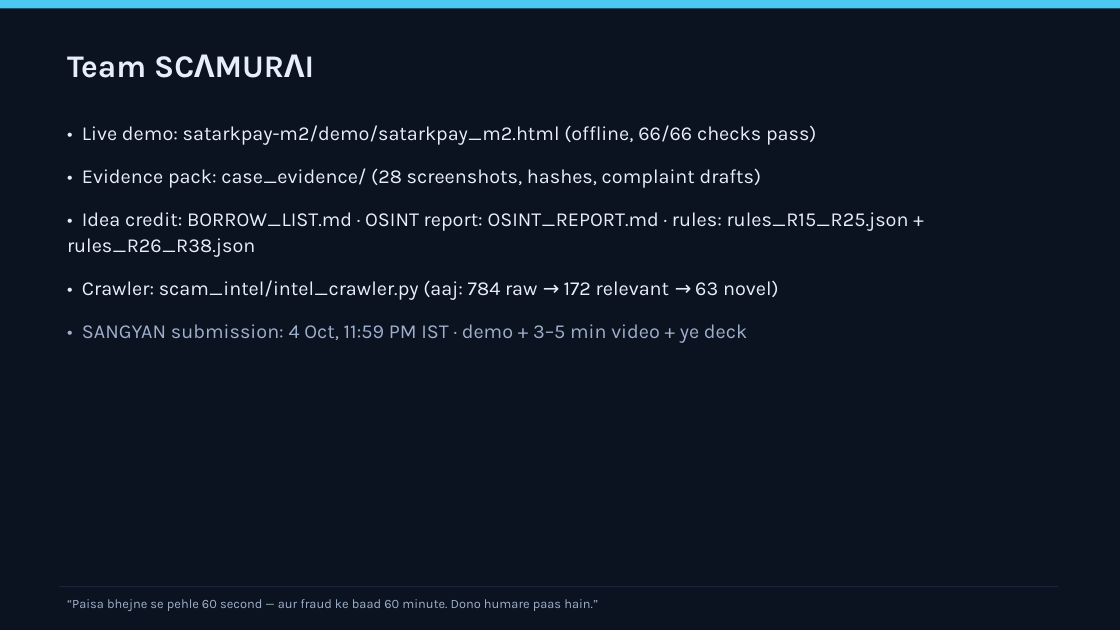
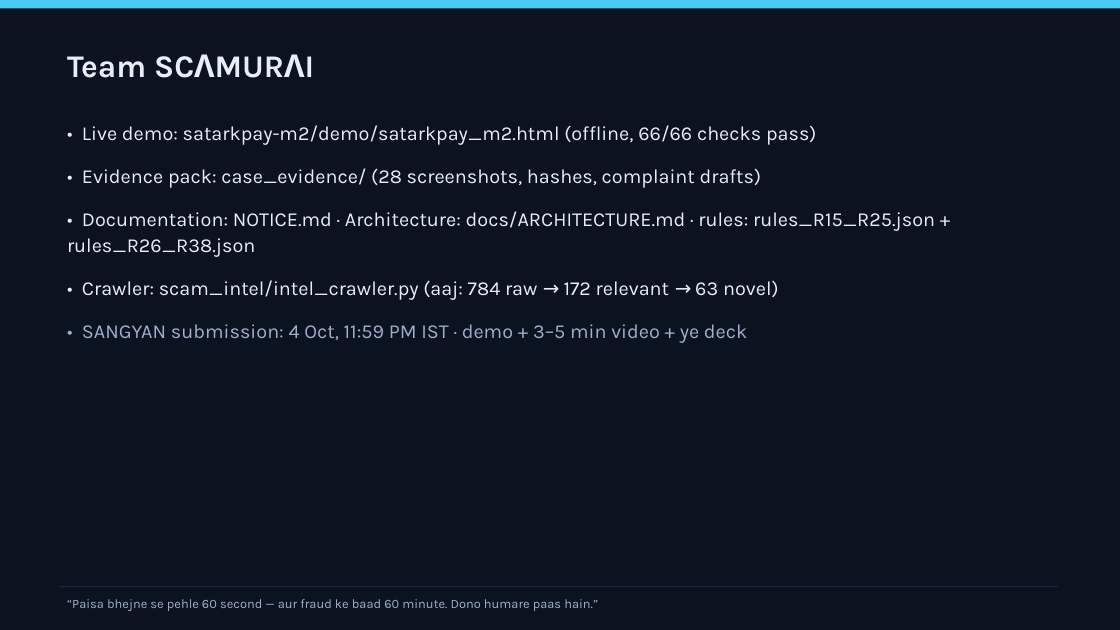
Before and after one commit to sudonishant/satarkpay-repo, a slide deck: slide 18 of web/deck/satarkpay_deck.pptx. Drawn at 1120x630 pixels with LibreOffice and Linux fonts; fonts in the diff are those of the drawing. Boxes give left, top, right and bottom in pixels: in the first picture for what was removed or moved away, otherwise in the second. Text is boxed around its words. In the diff, an @@ line names an element or a change of style, - is before the commit and + after.

Commit message:
🧹 Remove OSINT, competitor analysis, and peer repo references across repository

```diff
--- a/web/deck/satarkpay_deck.pptx
+++ b/web/deck/satarkpay_deck.pptx
@@ text at [67,211,935,257]: text changed @@
-• Idea credit: BORROW_LIST.md · OSINT report: OSINT_REPORT.md · rules: rules_R15_R25.json + rules_R26_R38.json
+• Documentation: NOTICE.md · Architecture: docs/ARCHITECTURE.md · rules: rules_R15_R25.json + rules_R26_R38.json
```
Also in this commit, not shown: 4 other slides changed, 1 slide added, 1 slide removed, 26 other files.
